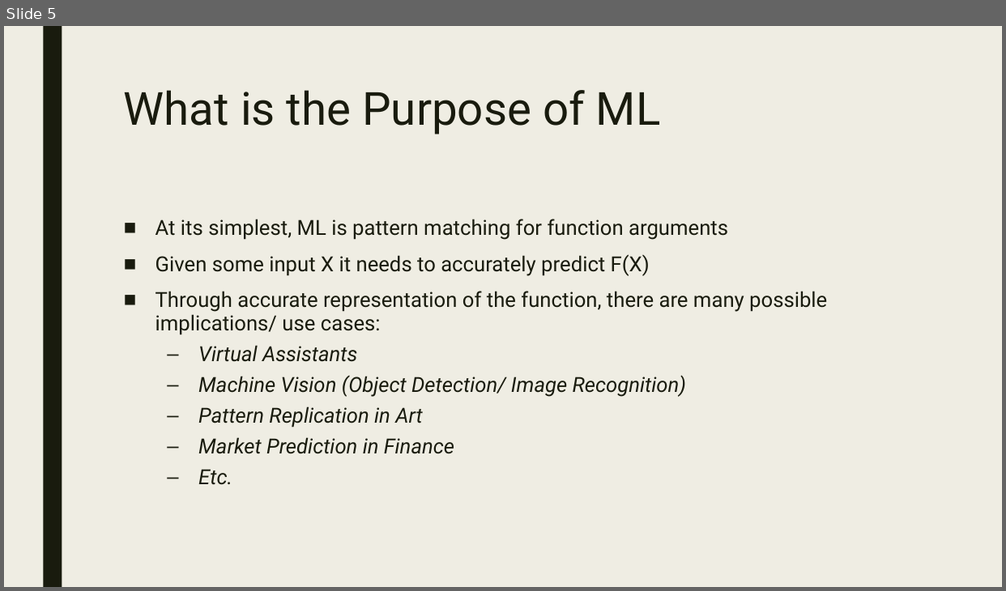
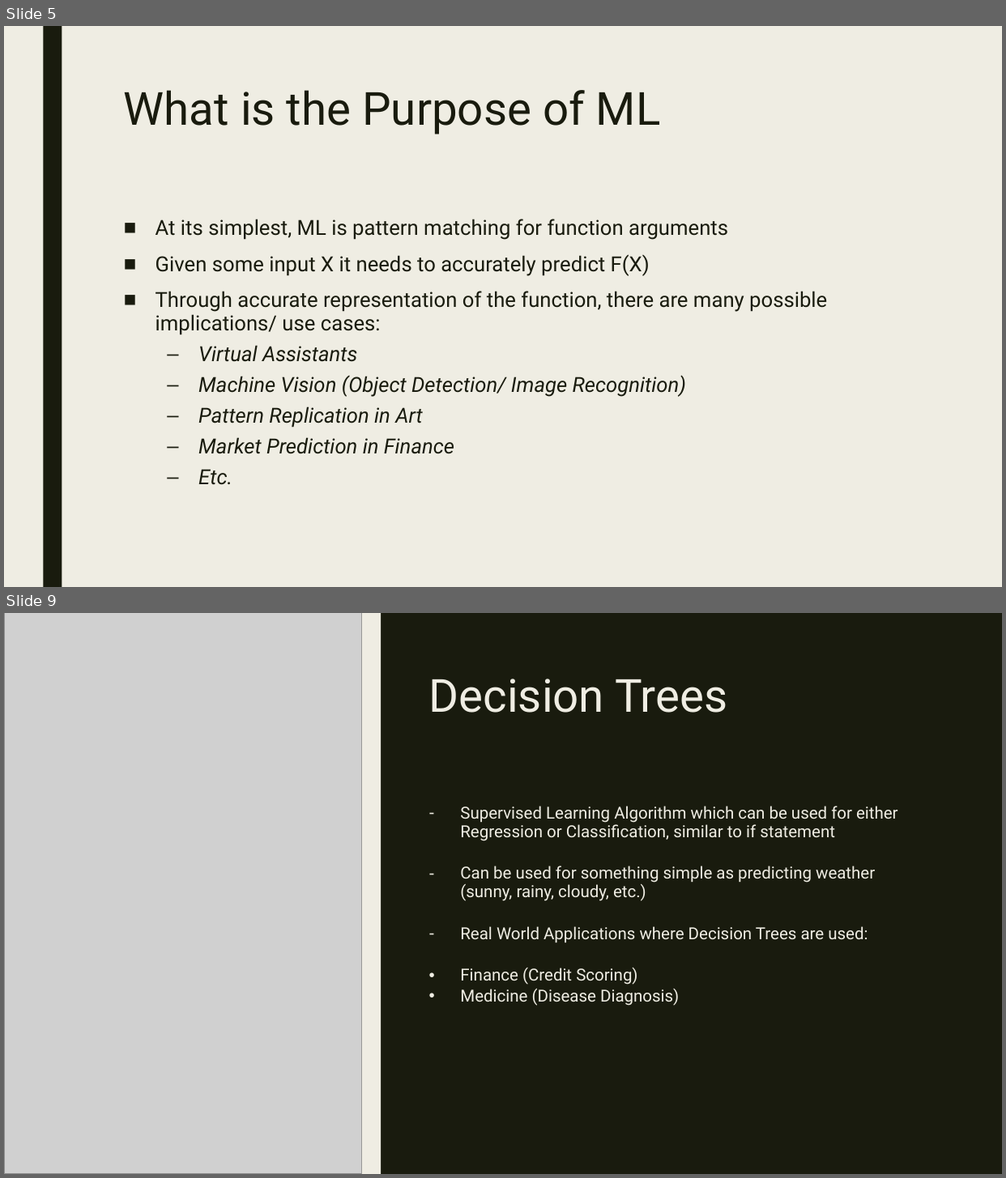
Before and after one commit to ConnorUsaty/MacAIEducation2023, a slide deck: Workshop_Slides/Workshop_1.pptx. Shown one above the other, each under a label of ours: slide 5 before the commit, slides 5 and 9 after it; the slides between them are not shown. The pictures are 1006x591 and 1006x1178 pixels, drawn with LibreOffice and Linux fonts; fonts in the diff are those of the drawing; grey boxes stand for pictures. Boxes give left, top, right and bottom in pixels: in the first picture for what was removed or moved away, otherwise in the second. Text is boxed around its words. In the diff, an @@ line names an element or a change of style, - is before the commit and + after.

```diff
--- a/Workshop_Slides/Workshop_1.pptx
+++ b/Workshop_Slides/Workshop_1.pptx
@@ slide 9 added at (4, 613, 1002, 1174), background #191B0E @@
@@ rectangle added at (4, 613, 438, 1174), fill #8C8D86 @@
@@ rectangle added at (4, 613, 1002, 1174), fill #191B0E @@
@@ picture added at (4, 613, 362, 1174) @@
@@ rectangle added at (43, 613, 62, 1174), fill #EFEDE3 @@
@@ rectangle added at (362, 613, 381, 1174), fill #EFEDE3 @@
@@ rectangle added at (438, 613, 457, 1174), fill #EFEDE3 @@
@@ title added at (429, 679, 727, 713), 44 pt, text #EFEDE3 @@
+Decision Trees
@@ text added at (460, 806, 898, 1006), 16 pt, text #EFEDE3 @@
+– Supervised Learning Algorithm which can be used for either Regression or Classification, similar to if statement
+– Can be used for something simple as predicting weather (sunny, rainy, cloudy, etc.)
+– Real World Applications where Decision Trees are used:
+• Finance (Credit Scoring)
+• Medicine (Disease Diagnosis)
```
Also in this commit, not shown: 6 slides changed, 4 other slides added, 1 slide removed.
